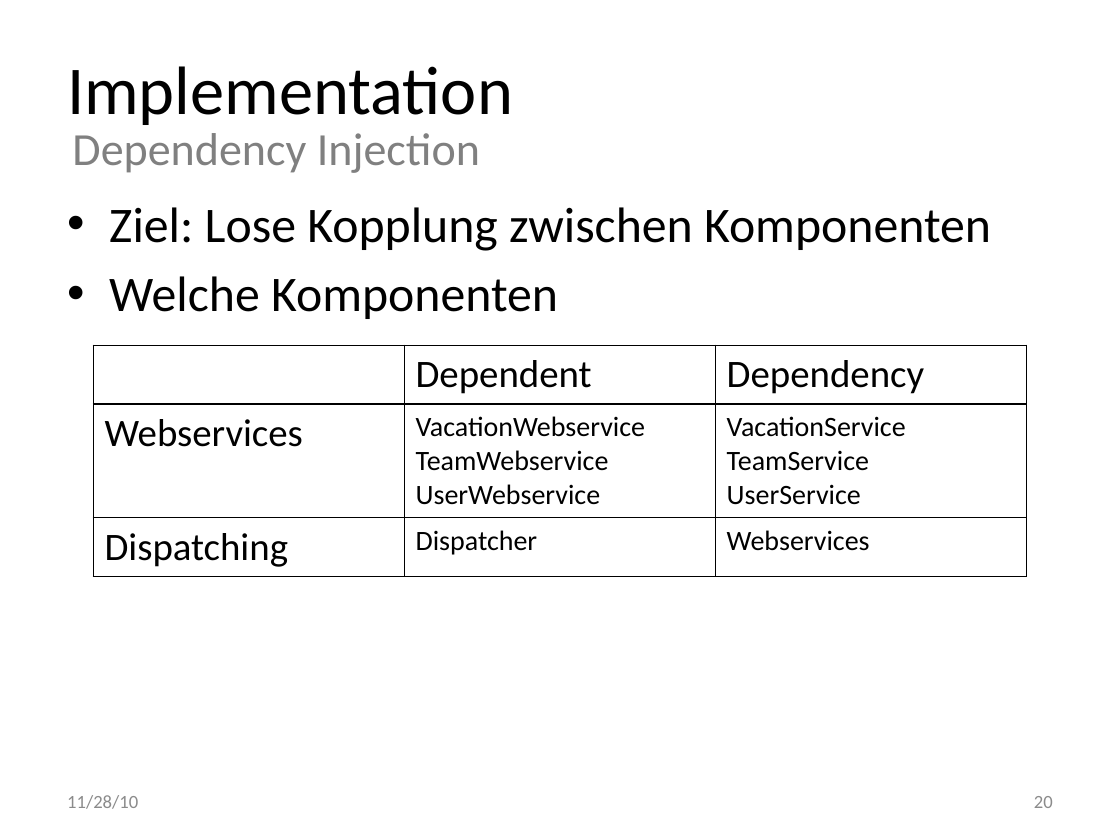
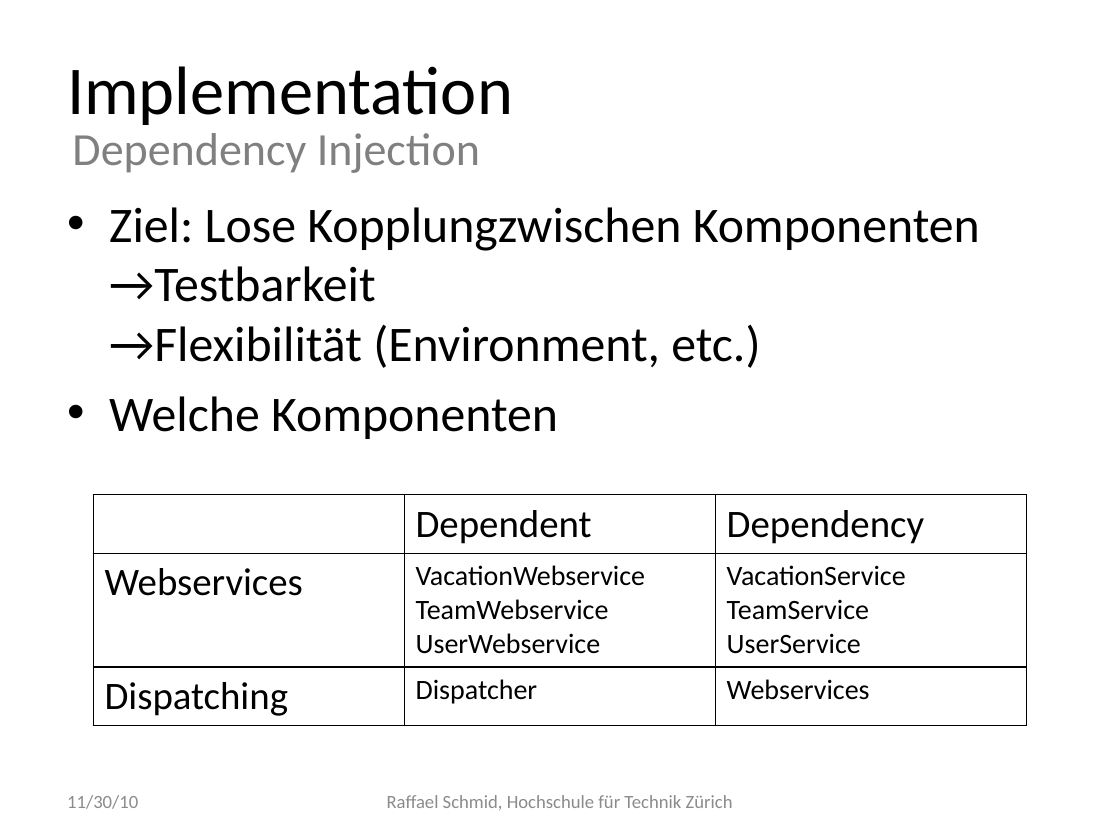
Before and after one commit to raffaelschmid/plannr, a slide deck: slide 26 of documentation/presentation.pptx (slide 20 before the commit). Drawn at 1120x840 pixels with LibreOffice and Linux fonts; fonts in the diff are those of the drawing. Boxes give left, top, right and bottom in pixels: in the first picture for what was removed or moved away, otherwise in the second. Text is boxed around its words. In the diff, an @@ line names an element or a change of style, - is before the commit and + after.

```diff
--- a/documentation/presentation.pptx
+++ b/documentation/presentation.pptx
@@ text at [109, 207, 980, 368]: text changed @@
-• Ziel: Lose Kopplung zwischen Komponenten
+• Ziel: Lose Kopplungzwischen Komponenten
+  →Testbarkeit
+  →Flexibilität (Environment, etc.)
@@ table: place and size @@
-table at [93, 345, 1027, 572]
+table at [93, 495, 1027, 722]
@@ text at [67, 795, 138, 809]: text changed @@
-11/28/10
+11/30/10
@@ text added at [387, 795, 733, 810], 12 pt, text #8C8C8C @@
+Raffael Schmid, Hochschule für Technik Zürich
@@ page number removed at [1034, 796, 1053, 808] @@
-20
```
Also in this commit, not shown: 17 other slides changed, 12 slides added, 5 slides removed, 8 other files.
